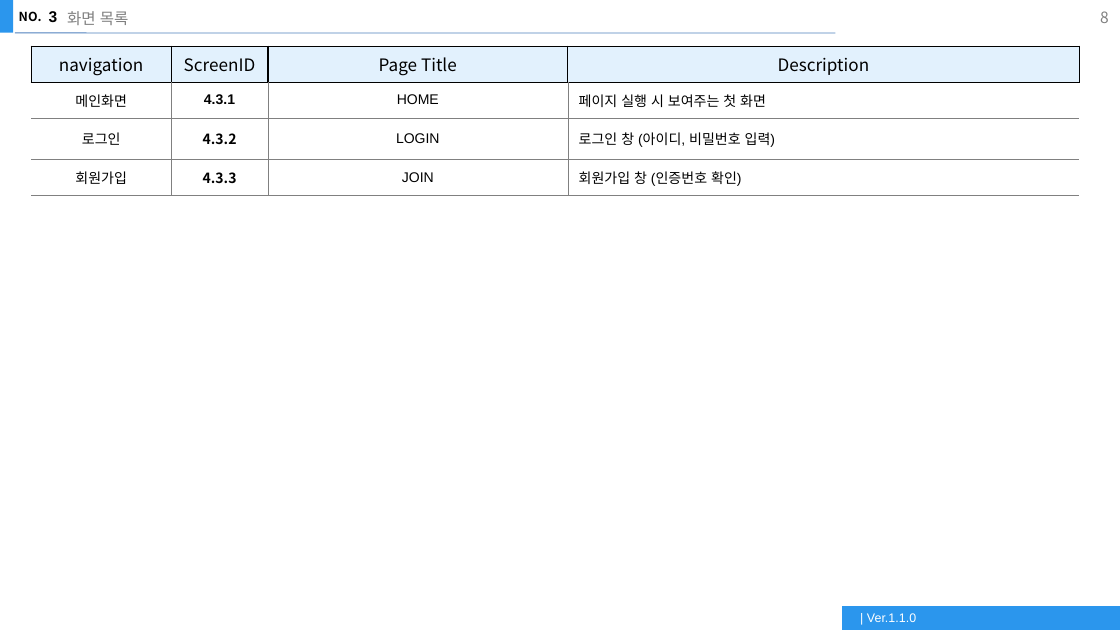
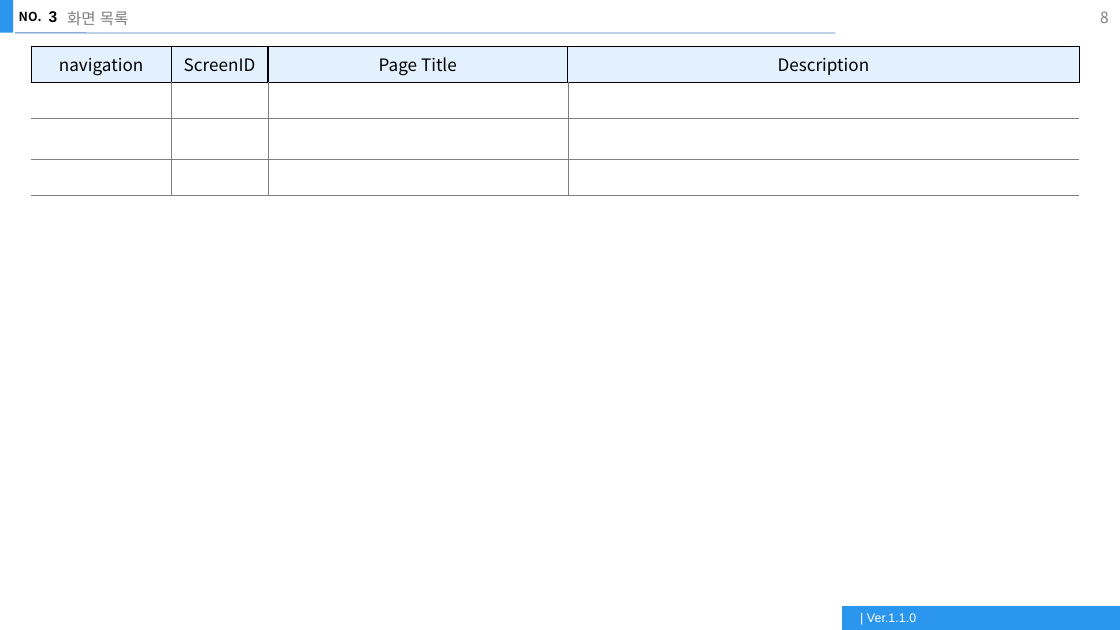
Before and after one commit to YuYoHan/project_study02, a slide deck: slide 8 of storyboard.pptx. Drawn at 1120x630 pixels with LibreOffice and Linux fonts; fonts in the diff are those of the drawing. Boxes give left, top, right and bottom in pixels: in the first picture for what was removed or moved away, otherwise in the second. Text is boxed around its words. In the diff, an @@ line names an element or a change of style, - is before the commit and + after.

```diff
--- a/storyboard.pptx
+++ b/storyboard.pptx
@@ table at (31, 46, 1080, 193) @@
-row 2: 메인화면 | 4.3.1 | HOME | 페이지 실행 시 보여주는 첫 화면
+row 2:  |  |  | 
-row 3: 로그인 | 4.3.2 | LOGIN | 로그인 창 (아이디, 비밀번호 입력)
+row 3:  |  |  | 
-row 4: 회원가입 | 4.3.3 | JOIN | 회원가입 창 (인증번호 확인)
+row 4:  |  |  | 
```
Also in this commit, not shown: 7 other slides changed, 2 other files.
